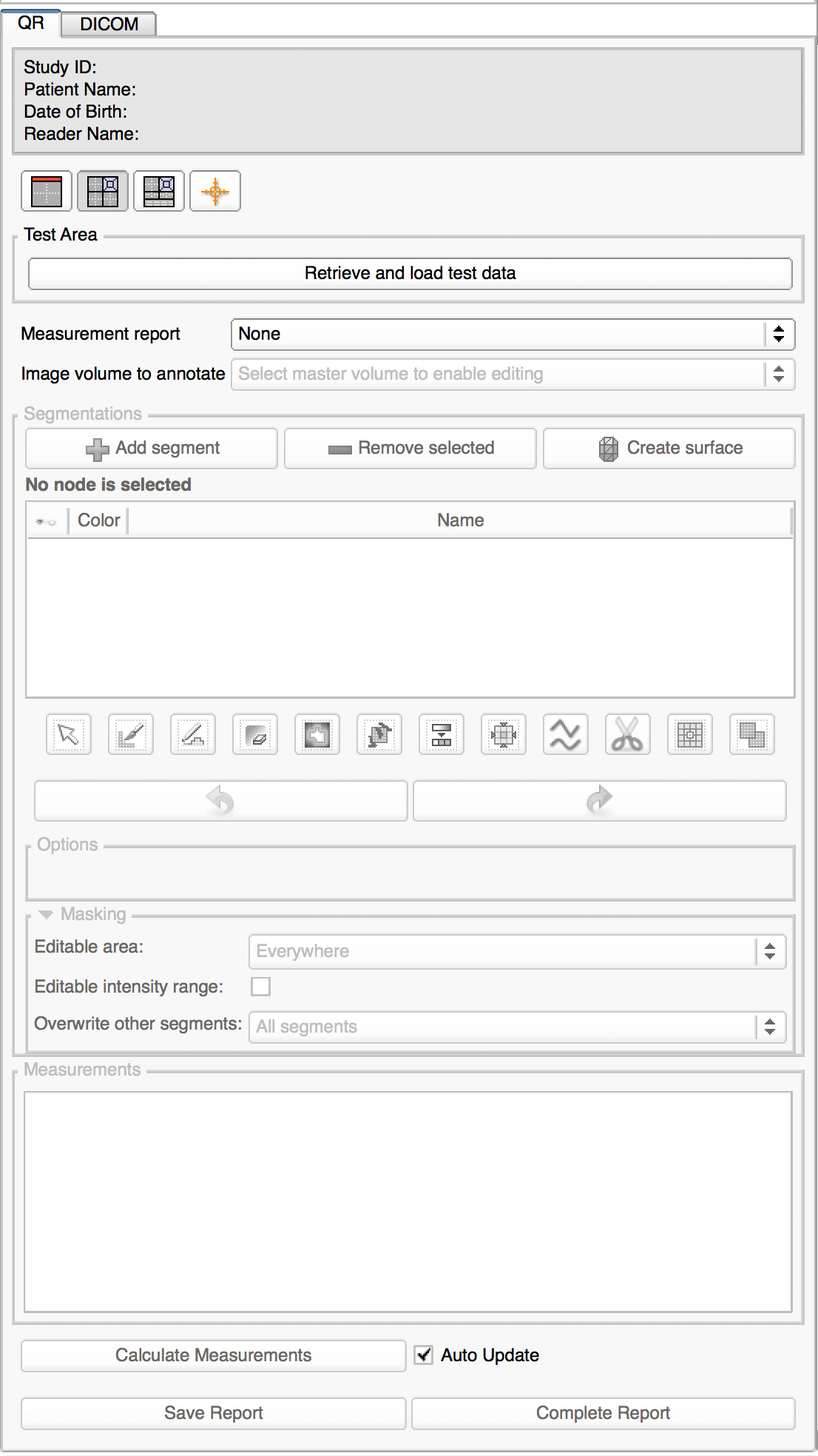
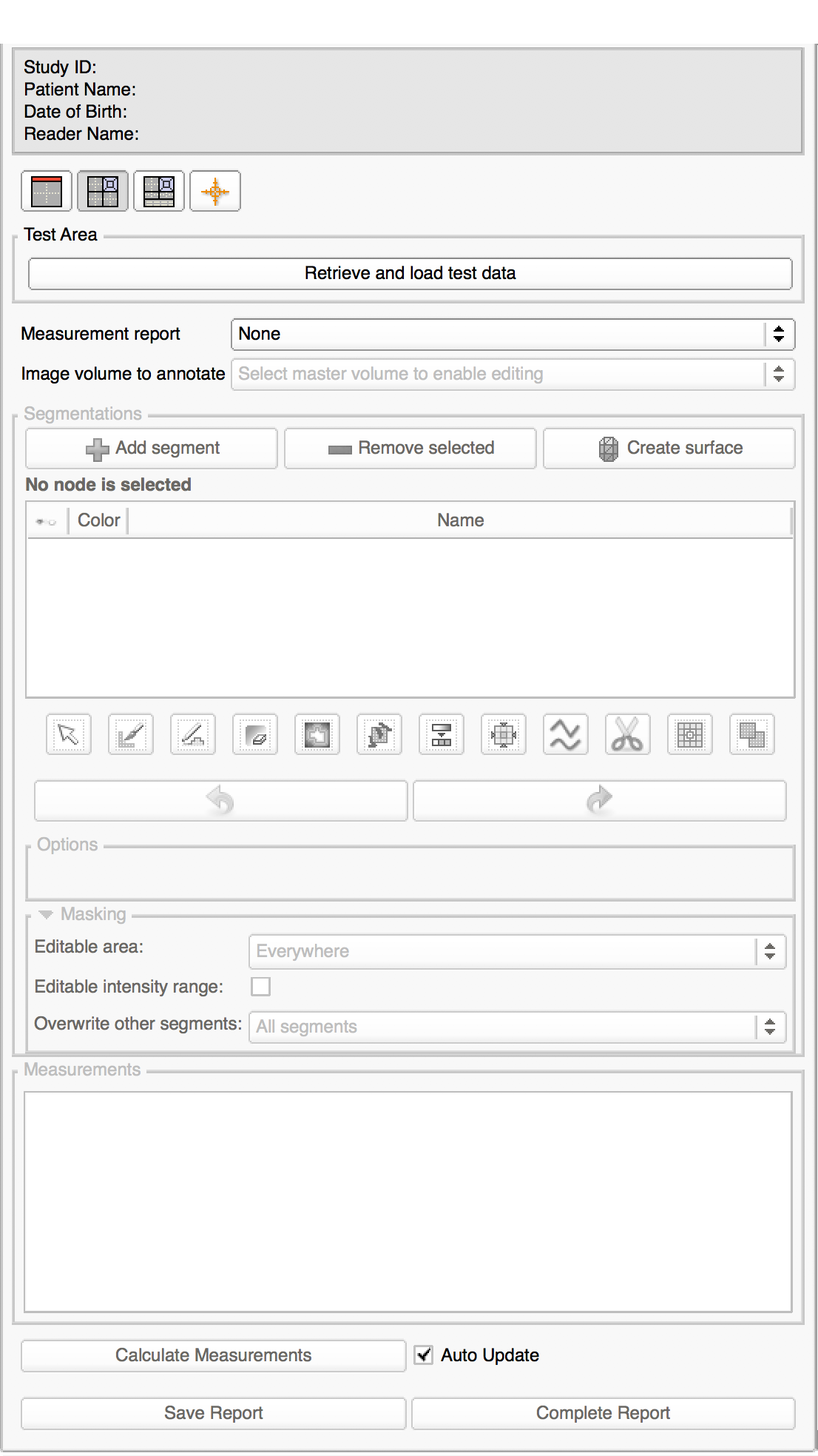
Before/after of a 818x1456 layered artwork. What changed in the layer stack:
removed layer "Layer 1" over [0, 0, 818, 44]
removed layer "Background" over [0, 0, 818, 44]
